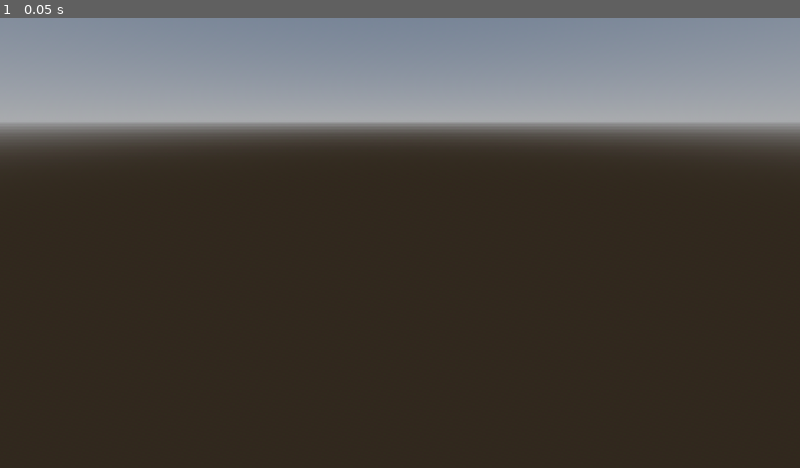
Above: before the commit, frame 1.
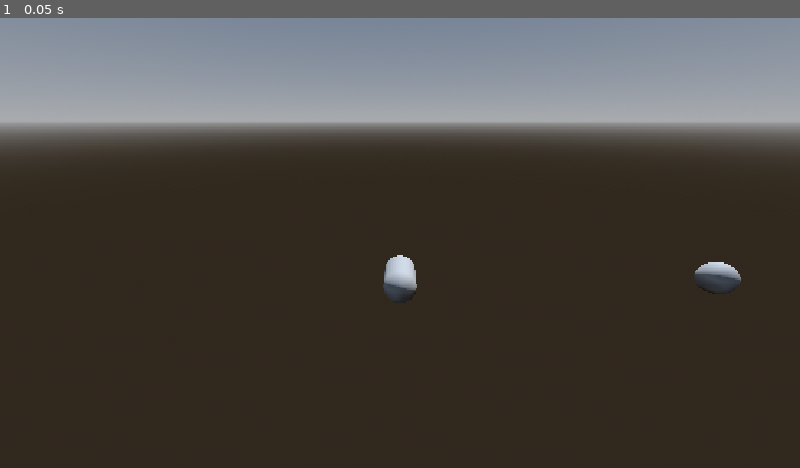
Above: after the commit, the same moment.

Repository: PeterDrake/yachtsinkers
Game: Godot game, scene res://yachtsinkers.tscn
Two runs of this game, one before a commit and one after it. Both use one fixed random seed, a clock stepped at 60 frames per second and the inputs below. Sound files missing from this copy of the repository are replaced by a short silence.
Inputs:
- Up to frame 1 (0.05 s): no input

The runs differ from the first frame. In frame 1, 0.6% of the frame differs, in the area x 47-93%, y 52-63%.

Commit message:
Added buoy ping sound

Diff:
--- /dev/null
+++ b/buoy.gd
@@ -0,0 +1,4 @@
+extends StaticBody3D
+
+func _on_buoy_sound_finished() -> void:
+	$BuoySound.play()
--- a/buoy.tscn
+++ b/buoy.tscn
@@ -1,8 +1,24 @@
 [gd_scene format=3 uid="uid://baaiohuuwnua8"]
+
+[ext_resource type="Script" uid="uid://m6b13ya6itnw" path="res://buoy.gd" id="1_rsqnq"]
+[ext_resource type="AudioStream" uid="uid://c3wnehe3xe1gb" path="res://ping_noreverb.wav" id="2_rsqnq"]
 
 [sub_resource type="SphereShape3D" id="SphereShape3D_t7gb3"]
 
+[sub_resource type="SphereMesh" id="SphereMesh_xx5pe"]
+
 [node name="Buoy" type="StaticBody3D" unique_id=210908673]
+script = ExtResource("1_rsqnq")
 
 [node name="CollisionShape3D" type="CollisionShape3D" parent="." unique_id=1733591117]
 shape = SubResource("SphereShape3D_t7gb3")
+
+[node name="MeshInstance3D" type="MeshInstance3D" parent="." unique_id=718199581]
+mesh = SubResource("SphereMesh_xx5pe")
+
+[node name="BuoySound" type="AudioStreamPlayer3D" parent="." unique_id=1197138728]
+stream = ExtResource("2_rsqnq")
+autoplay = true
+bus = &"reverb"
+
+[connection signal="finished" from="BuoySound" to="." method="_on_buoy_sound_finished"]
--- /dev/null
+++ b/default_bus_layout.tres
@@ -0,0 +1,17 @@
+[gd_resource type="AudioBusLayout" format=3 uid="uid://dtymexjy4cblt"]
+
+[sub_resource type="AudioEffectReverb" id="AudioEffectReverb_j3pel"]
+resource_name = "Reverb"
+room_size = 1.0
+damping = 1.0
+hipass = 0.5
+
+[resource]
+bus/1/name = &"reverb"
+bus/1/solo = false
+bus/1/mute = false
+bus/1/bypass_fx = false
+bus/1/volume_db = 0.0
+bus/1/send = &"Master"
+bus/1/effect/0/effect = SubResource("AudioEffectReverb_j3pel")
+bus/1/effect/0/enabled = true
--- a/player.tscn
+++ b/player.tscn
@@ -1,9 +1,15 @@
 [gd_scene format=3 uid="uid://cca0fudfwucjs"]
 
 [sub_resource type="CapsuleShape3D" id="CapsuleShape3D_t7gb3"]
+
+[sub_resource type="CapsuleMesh" id="CapsuleMesh_xx5pe"]
 
 [node name="Player" type="CharacterBody3D" unique_id=219399317]
 
 [node name="CollisionShape3D" type="CollisionShape3D" parent="." unique_id=888322649]
 transform = Transform3D(1, 0, 0, 0, -4.371139e-08, -1, 0, 1, -4.371139e-08, 0, 0, 0)
 shape = SubResource("CapsuleShape3D_t7gb3")
+
+[node name="MeshInstance3D" type="MeshInstance3D" parent="." unique_id=877574588]
+transform = Transform3D(1, 0, 0, 0, 5.9604645e-08, -0.99999994, 0, 0.99999994, 5.9604645e-08, 0, 0, 0)
+mesh = SubResource("CapsuleMesh_xx5pe")
--- a/yachtsinkers.tscn
+++ b/yachtsinkers.tscn
@@ -27,7 +27,7 @@
 [node name="Player" parent="." unique_id=219399317 instance=ExtResource("1_djnc4")]
 
 [node name="Buoy" parent="." unique_id=210908673 instance=ExtResource("2_xpjbq")]
-transform = Transform3D(1, 0, 0, 0, 1, 0, 0, 0, 1, 4, 0, -4)
+transform = Transform3D(1, 0, 0, 0, 1, 0, 0, 0, 1, 10, 0, 0)
 
 [node name="Camera3D" type="Camera3D" parent="." unique_id=1221709577]
 transform = Transform3D(1, 0, 0, 0, 0.9227412, 0.38542038, 0, -0.38542038, 0.9227412, 0, 4.5978746, 8.13165)
Not shown, added: buoy.gd.uid
Not shown, added: ping_noreverb.wav.import
Not shown, added: ping_reverb.wav.import
Not shown, added: test_strings.wav.import
Not shown, added: ping_noreverb.wav
Not shown, added: ping_reverb.wav
Not shown, added: test_strings.wav
